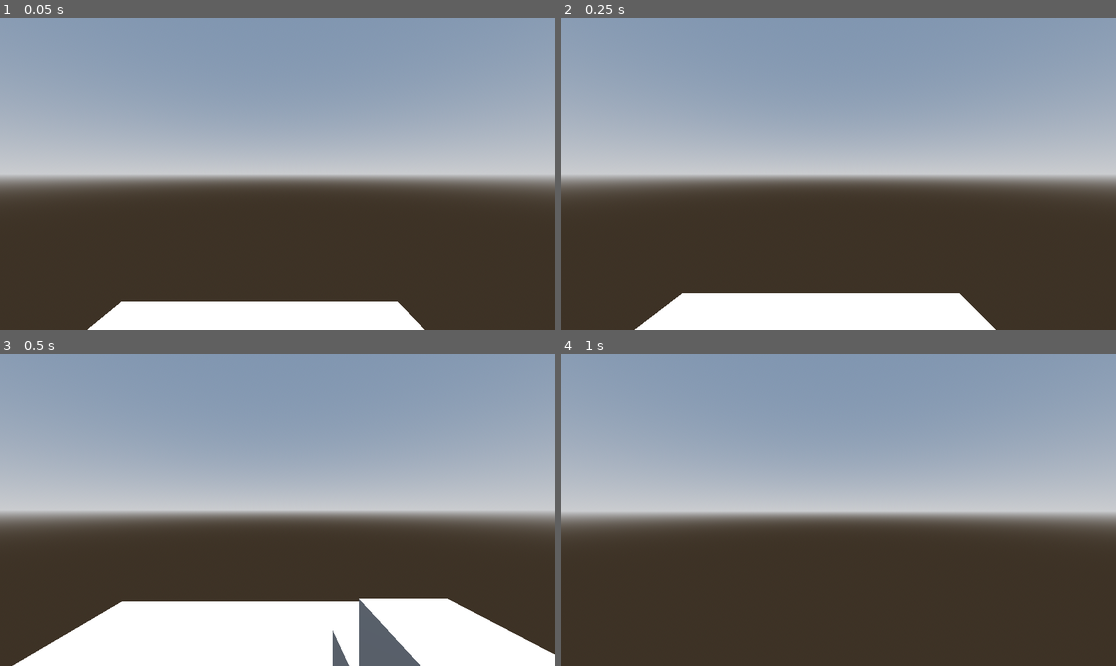
Above: before the commit, frames 1-4 (two rows, left to right).
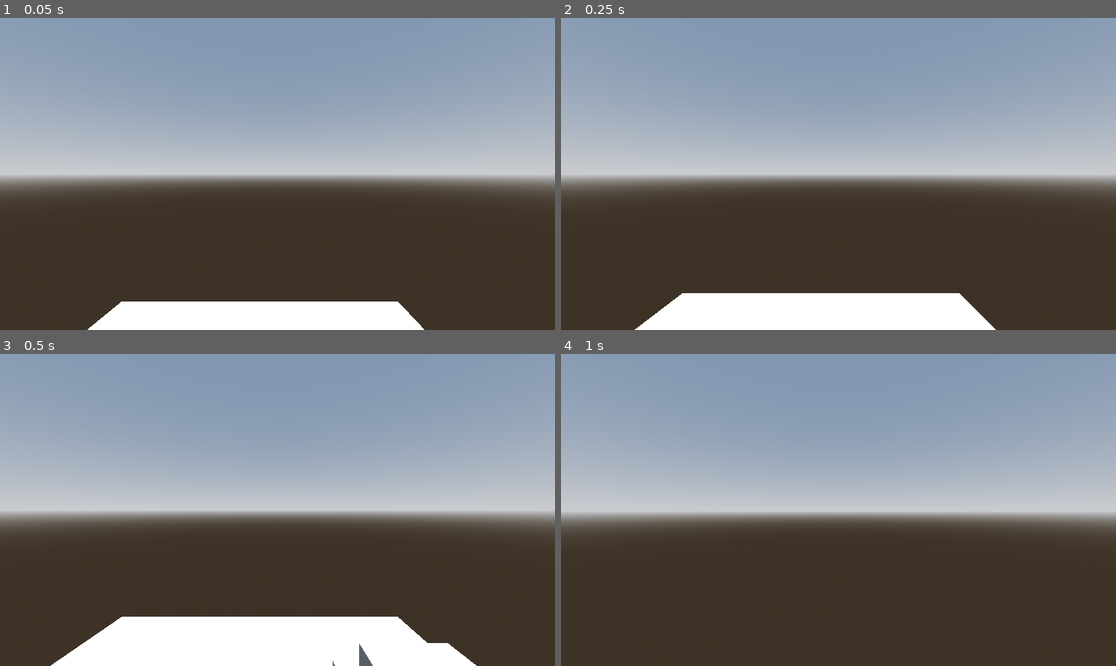
Above: after the commit, the same moments.

Repository: BoQsc/godot-physics-collision-corner-problem
Game: Godot game, scene res://node_3d.tscn
The game is run twice, just before and just after one commit, with the same random seed, the same clock (stepped at 60 frames per second) and the same inputs.
Inputs (mouse positions are in pixels of both pictures, inside the frame that each line leads up to):
- Up to frame 1 (0.05 s): no input
- Up to frame 2 (0.25 s): no input
- Up to frame 3 (0.5 s): no input
- Up to frame 4 (1 s): tap Enter (ui_accept) at 0.5, 0.77 s; move the mouse to (866, 510) at 0.52 s; hold Up (ui_up) from 0.53 s (still down)

Frames 1-2 are identical in both runs. In frame 3, 8.0% of the frame differs, in the area x 2-100%, y 78-100%; in frame 4, nothing differs.

Commit message:
Update node_3d.tscn

Diff:
--- a/node_3d.tscn
+++ b/node_3d.tscn
@@ -35,7 +35,7 @@
 
 [sub_resource type="CapsuleMesh" id="CapsuleMesh_4xowi"]
 
-[sub_resource type="SphereShape3D" id="SphereShape3D_a202f"]
+[sub_resource type="CapsuleShape3D" id="CapsuleShape3D_a202f"]
 
 [sub_resource type="ProceduralSkyMaterial" id="ProceduralSkyMaterial_4xowi"]
 sky_horizon_color = Color(0.662243, 0.671743, 0.686743, 1)
@@ -63,7 +63,7 @@
 mesh = SubResource("CapsuleMesh_4xowi")
 
 [node name="CollisionShape3D" type="CollisionShape3D" parent="CharacterBody3D"]
-shape = SubResource("SphereShape3D_a202f")
+shape = SubResource("CapsuleShape3D_a202f")
 
 [node name="Camera3D" type="Camera3D" parent="CharacterBody3D"]
 transform = Transform3D(1, 0, 0, 0, 1, 0, 0, 0, 1, 0, 0.5, 0)
Not shown: 1 places in node_3d.tscn that only renumber resources
